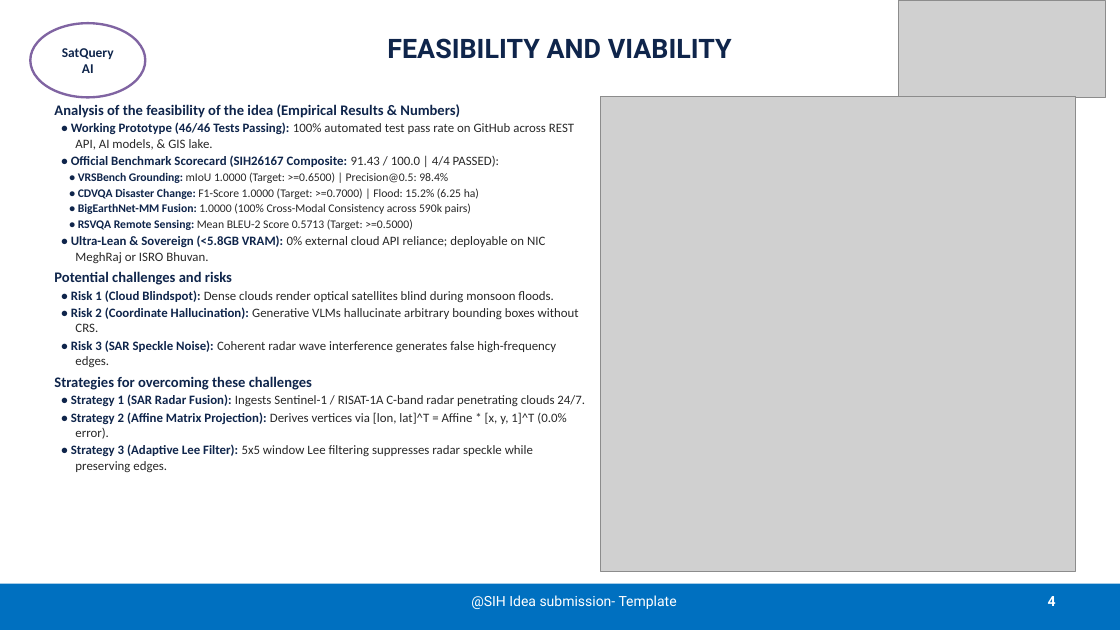
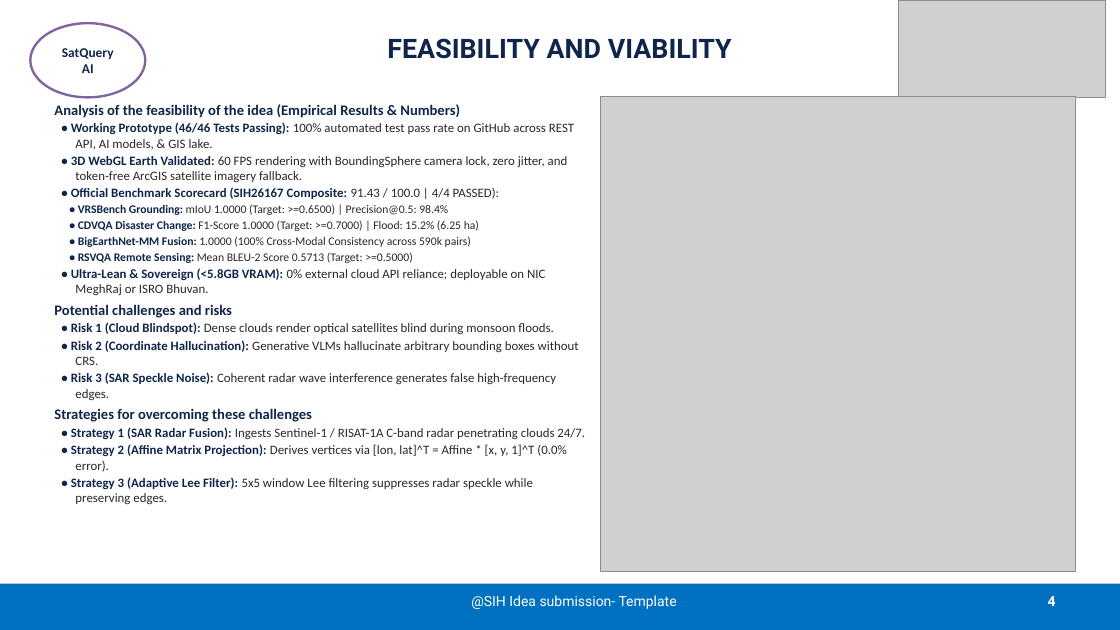
Before and after one commit to Shourya3113/SatQuery-AI-SIH-26, a slide deck: slide 4 of SIH2026-IDEA-Presentation-Format.pptx. Drawn at 1120x630 pixels with LibreOffice and Linux fonts; fonts in the diff are those of the drawing; grey boxes stand for pictures. Boxes give left, top, right and bottom in pixels: in the first picture for what was removed or moved away, otherwise in the second. Text is boxed around its words. In the diff, an @@ line names an element or a change of style, - is before the commit and + after.

```diff
--- a/SIH2026-IDEA-Presentation-Format.pptx
+++ b/SIH2026-IDEA-Presentation-Format.pptx
@@ text at box(71, 156, 568, 182): paragraph added @@
+• 3D WebGL Earth Validated: 60 FPS rendering with BoundingSphere camera lock, zero jitter, and token-free ArcGIS satellite imagery fallback.
```
Also in this commit, not shown: 3 other slides changed, 10 other files.
